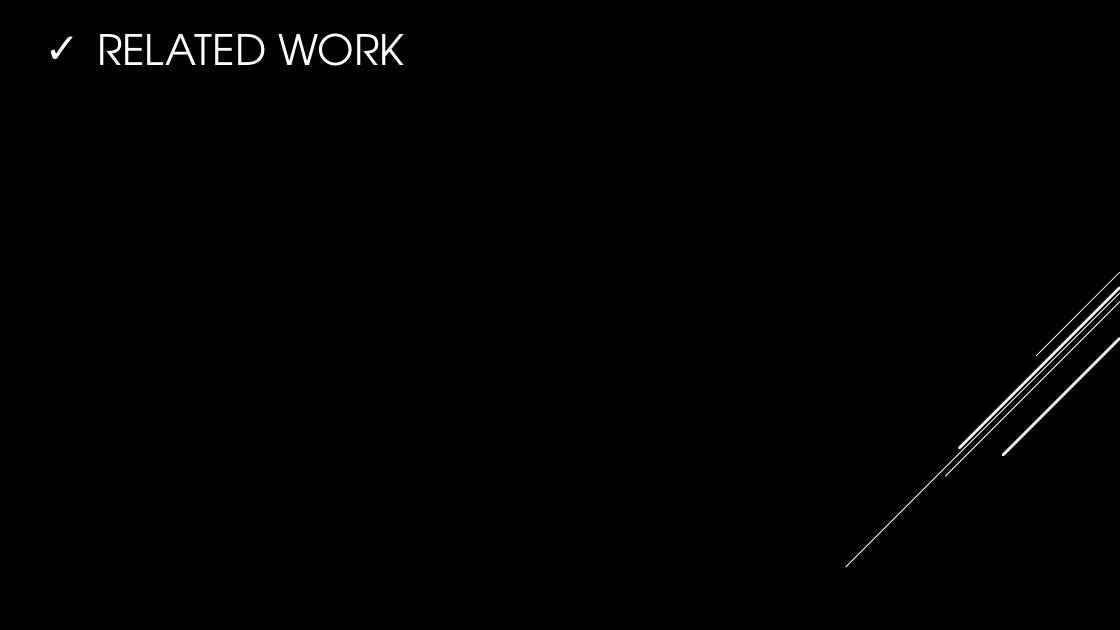
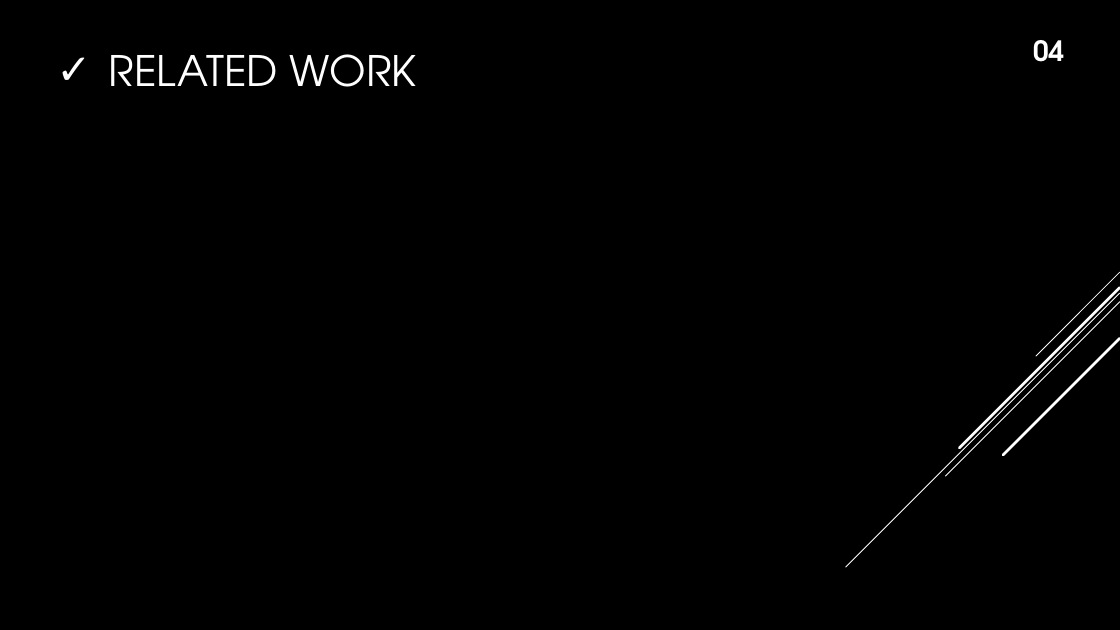
Before and after one commit to istyaque-ahammed/Technical-Writing-and-Presentation, a slide deck: slide 5 of Technical_Presentation.pptx. Drawn at 1120x630 pixels with LibreOffice and Linux fonts; fonts in the diff are those of the drawing. Boxes give left, top, right and bottom in pixels: in the first picture for what was removed or moved away, otherwise in the second. Text is boxed around its words. In the diff, an @@ line names an element or a change of style, - is before the commit and + after.

```diff
--- a/Technical_Presentation.pptx
+++ b/Technical_Presentation.pptx
@@ title "RELATED WORK": place and size @@
-title "RELATED WORK" at <box>97,33,405,66</box>
+title "RELATED WORK" at <box>109,54,417,87</box>
@@ text added at <box>1033,40,1064,62</box>, 24 pt, text #FFFFFF, bold @@
+04
```
Also in this commit, not shown: 10 other slides changed.
